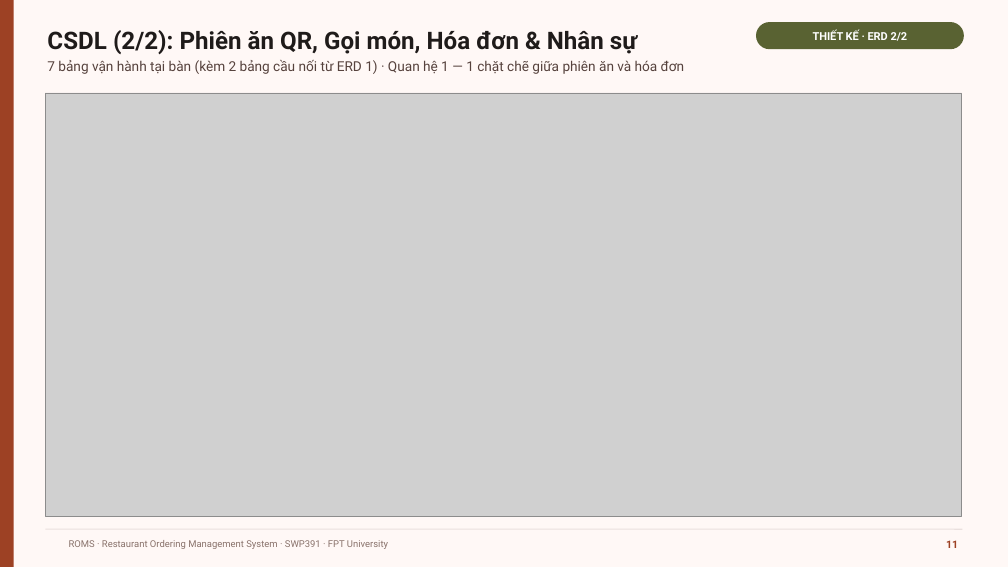
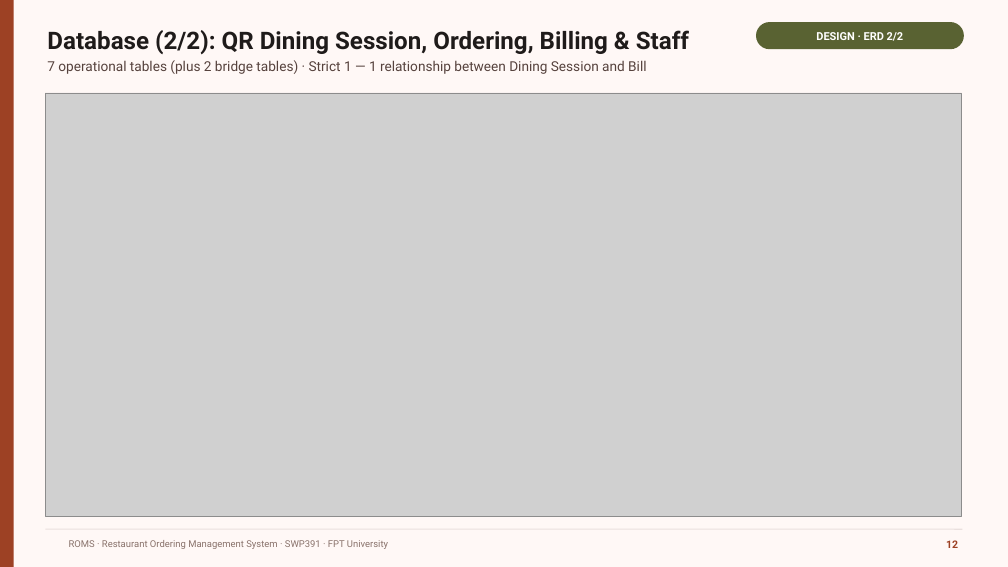
Before and after one commit to GROUP6-ROMS/Restaurant-Ordering-Management-System-ROMS, a slide deck: slide 12 of slide/ROMS_Bao_ve_SWP391.pptx. Drawn at 1008x567 pixels with LibreOffice and Linux fonts; fonts in the diff are those of the drawing; grey boxes stand for pictures; background and template pictures are left out. Boxes give left, top, right and bottom in pixels: in the first picture for what was removed or moved away, otherwise in the second. Text is boxed around its words. In the diff, an @@ line names an element or a change of style, - is before the commit and + after.

```diff
--- a/slide/ROMS_Bao_ve_SWP391.pptx
+++ b/slide/ROMS_Bao_ve_SWP391.pptx
@@ text at (47, 30, 689, 54): text changed @@
-CSDL (2/2): Phiên ăn QR, Gọi món, Hóa đơn & Nhân sự
+Database (2/2): QR Dining Session, Ordering, Billing & Staff
@@ text in rounded rectangle at (816, 32, 904, 41): text changed @@
-THIẾT KẾ · ERD 2/2
+DESIGN · ERD 2/2
@@ text at (47, 60, 646, 74): text changed @@
-7 bảng vận hành tại bàn (kèm 2 bảng cầu nối từ ERD 1) · Quan hệ 1 — 1 chặt chẽ giữa phiên ăn và hóa đơn
+7 operational tables (plus 2 bridge tables) · Strict 1 — 1 relationship between Dining Session and Bill
@@ text at (946, 540, 958, 548): text changed @@
-11
+12
```
Also in this commit, not shown: 22 other slides changed.
